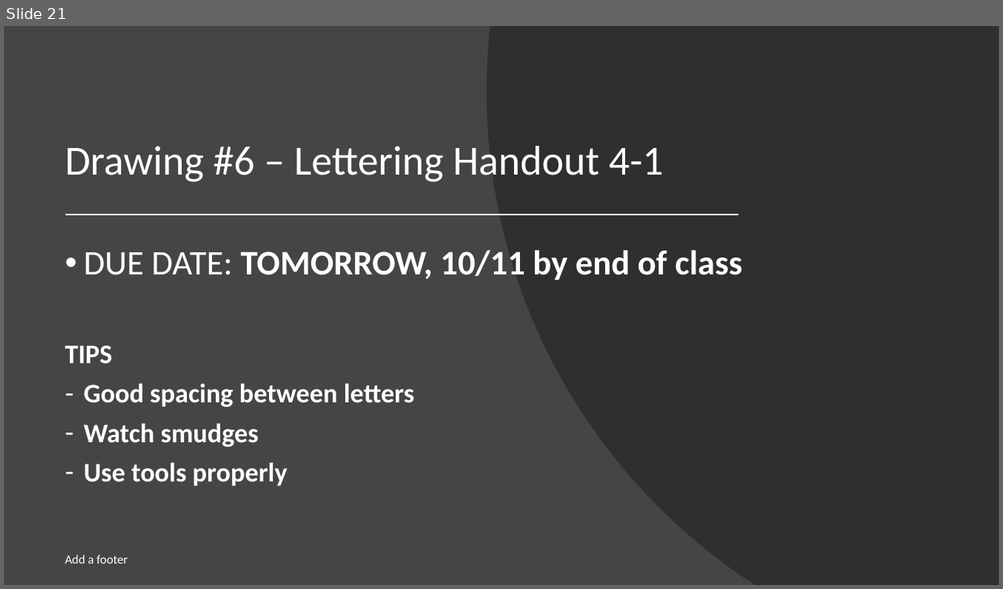
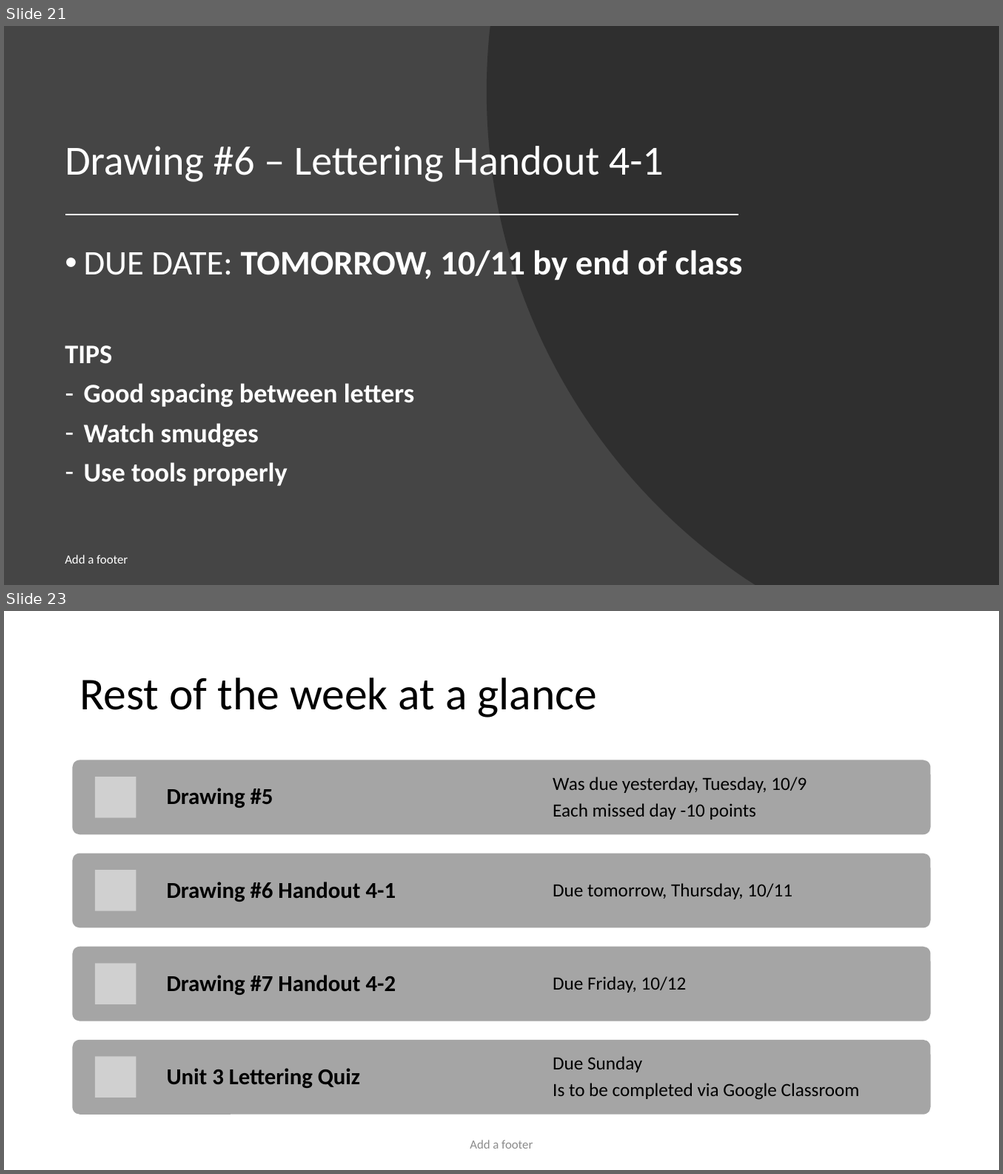
Before and after one commit to nickvertucci/Technology-Education-Curriculum, a slide deck: High School/Design and Drawing for Production/Unit 3 - Introduction to Lettering/Section 1 - What is Lettering/Assets/Unit 3 - Section 1 - What is Lettering.pptx. Shown one above the other, each under a label of ours: slide 21 before the commit, slides 21 and 23 after it; the slides between them are not shown. The pictures are 1003x589 and 1003x1174 pixels, drawn with LibreOffice and Linux fonts; fonts in the diff are those of the drawing; grey boxes stand for pictures. Boxes give left, top, right and bottom in pixels: in the first picture for what was removed or moved away, otherwise in the second. Text is boxed around its words. In the diff, an @@ line names an element or a change of style, - is before the commit and + after.

Commit message:
POWERPOINT UPDATE DDP

```diff
--- a/High School/Design and Drawing for Production/Unit 3 - Introduction to Lettering/Section 1 - What is Lettering/Assets/Unit 3 - Section 1 - What is Lettering.pptx
+++ b/High School/Design and Drawing for Production/Unit 3 - Introduction to Lettering/Section 1 - What is Lettering/Assets/Unit 3 - Section 1 - What is Lettering.pptx
@@ slide 23 added at [4,611,999,1170], background #FFFFFF @@
@@ title added at [79,678,597,718], 44 pt, text #000000 @@
+Rest of the week at a glance
@@ group added at [73,760,930,1115]: 8 texts, 4 rounded rectangles, 4 pictures @@
+Drawing #5
+Was due yesterday, Tuesday, 10/9
+Each missed day -10 points
+Drawing #6 Handout 4-1
+Due tomorrow, Thursday, 10/11
+Drawing #7 Handout 4-2
+Due Friday, 10/12
+Unit 3 Lettering Quiz
+Due Sunday
+Is to be completed via Google Classroom
@@ text added at [469,1140,532,1149], 12 pt, text #8C8C8C @@
+Add a footer
```
Also in this commit, not shown: 1 other slide added.
